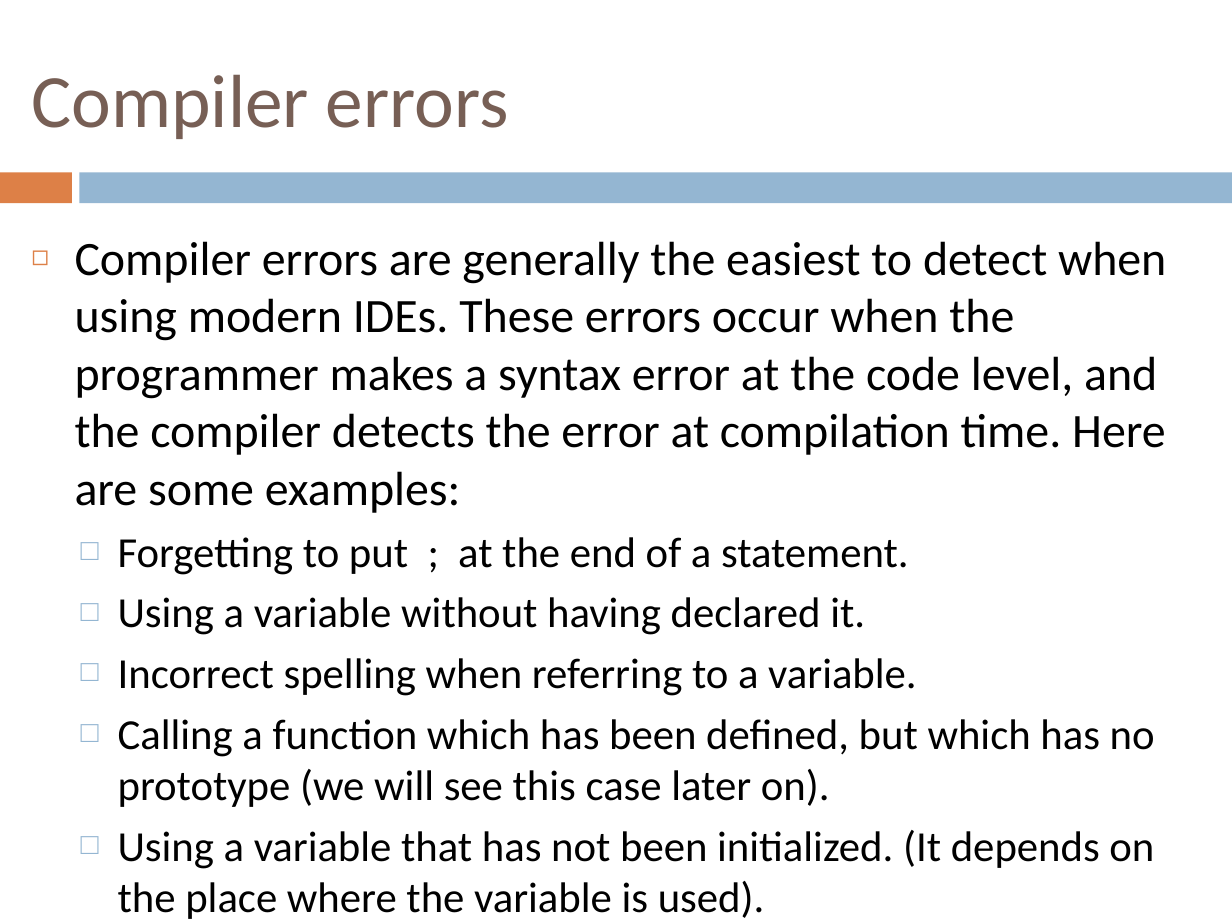
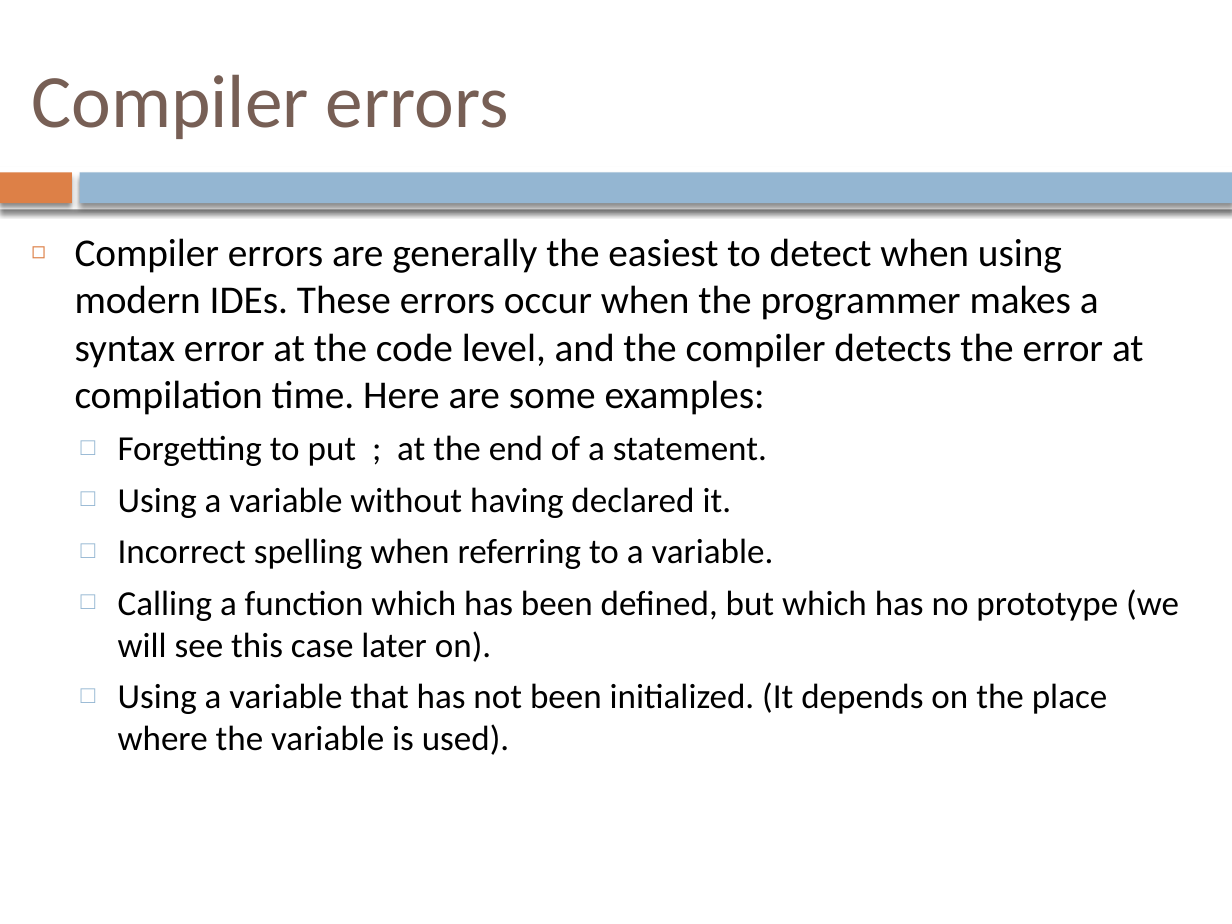
Before and after one commit to Binarianz/Dataons, a slide deck: slide 3 of ISI/ISI-C++/ClassNotes/D02. 03. Types of errors, casting, ternary operators, and switch-case.pptx. Drawn at 1232x924 pixels with LibreOffice and Linux fonts; fonts in the diff are those of the drawing. Boxes give left, top, right and bottom in pixels: in the first picture for what was removed or moved away, otherwise in the second. Text is boxed around its words. In the diff, an @@ line names an element or a change of style, - is before the commit and + after.

```diff
--- a/ISI/ISI-C++/ClassNotes/D02. 03. Types of errors, casting, ternary operators, and switch-case.pptx
+++ b/ISI/ISI-C++/ClassNotes/D02. 03. Types of errors, casting, ternary operators, and switch-case.pptx
@@ rectangle at [0, 172, 71, 203]: shadow on @@
@@ rectangle added at [0, 166, 1232, 209], fill #FFFFFF @@
@@ rectangle at [80, 172, 1232, 203]: shadow on @@
@@ text "Compiler errors are generally the ..." at [75, 238, 1179, 755]: size 28 to 23 pt in "Compiler errors are generally the easiest to ..."; size 25 to 20.5 pt in "Forgetting to put ; at the end ...", "Using a variable without having declared it.", "Incorrect spelling when referring to a variable.", "Calling a function which has been defined, ..." and 1 more places @@
```
Also in this commit, not shown: 35 other slides changed, 1 other file.
